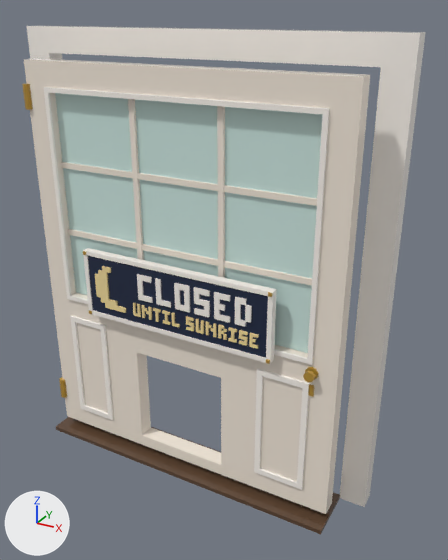
What one commit did to the glTF model assets/cat-cafe/exports/CatCafe_Door_PanedGlass_Back.glb.
Before and after are seen from a camera (50 mm lens) standing at (5.39, -8.28, 8.25) and looking at (0.59, 0.45, 3.89). Lighting does not change. The marker at lower left points along +X, +Y and +Z. The first picture is the older version.

The older version as bpy lines, for what is in view:
```python
me_catcafe_door_panedglass_back_leaf_glass = bpy.data.meshes.new('CatCafe_Door_PanedGlass_Back_Leaf_Glass')
me_catcafe_door_panedglass_back_leaf_glass.from_pydata(...)  # a box spanning x 0.5..5.35, y 0.13..0.17, z 3.2..6.94
me_catcafe_door_panedglass_back_leaf_glass.materials.append(mat_catcafe_palette)
me_catcafe_door_panedglass_back_sign = bpy.data.meshes.new('CatCafe_Door_PanedGlass_Back_Sign')
me_catcafe_door_panedglass_back_sign.from_pydata(...)  # 344 vertices, 636 faces; spans x 1.07..4.78, y -0.2..-0.01, z 3.02..4.28
me_catcafe_door_panedglass_back_sign.materials.append(mat_catcafe_palette)
me_catcafe_door_panedglass_back_sign_bulb = bpy.data.meshes.new('CatCafe_Door_PanedGlass_Back_Sign_Bulb')
me_catcafe_door_panedglass_back_sign_bulb.from_pydata(...)  # 394 vertices, 684 faces; spans x 1.3..4.55, y -0.19..-0.01, z 3.24..4.06
me_catcafe_door_panedglass_back_sign_bulb.materials.append(mat_catcafe_palette)
ob_catcafe_door_panedglass_back_leaf_glass = bpy.data.objects.new('CatCafe_Door_PanedGlass_Back_Leaf_Glass', me_catcafe_door_panedglass_back_leaf_glass)
ob_catcafe_door_panedglass_back_leaf_glass.location = (-2.88, -0.22, 0.0)
ob_catcafe_door_panedglass_back_sign = bpy.data.objects.new('CatCafe_Door_PanedGlass_Back_Sign', me_catcafe_door_panedglass_back_sign)
ob_catcafe_door_panedglass_back_sign.location = (-2.88, -0.22, 0.0)
ob_catcafe_door_panedglass_back_sign_bulb = bpy.data.objects.new('CatCafe_Door_PanedGlass_Back_Sign_Bulb', me_catcafe_door_panedglass_back_sign_bulb)
ob_catcafe_door_panedglass_back_sign_bulb.location = (-2.88, -0.22, 0.0)
# also in view: 'CatCafe_Door_PanedGlass_Back' at (0.0, 0.17, 3.97); 'CatCafe_Door_PanedGlass_Back_Leaf' at (0.01, -0.07, 3.83)
```
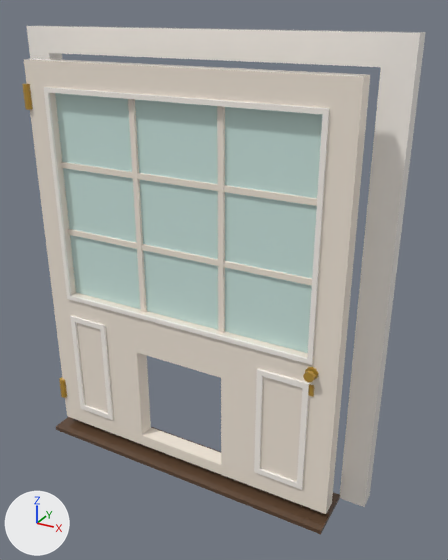
Location of each change, (x1, y1, x2, y2) in pixels of the pictures (448 x 560 px):
'CatCafe_Door_PanedGlass_Back_Sign', deleted: before (83, 248, 277, 364)
'CatCafe_Door_PanedGlass_Back_Sign_Bulb', deleted: before (95, 266, 259, 349)

The change in detail:
Object 'CatCafe_Door_PanedGlass_Back_Sign' (ob_catcafe_door_panedglass_back_sign) is deleted.
Object 'CatCafe_Door_PanedGlass_Back_Sign_Bulb' (ob_catcafe_door_panedglass_back_sign_bulb) is deleted.
